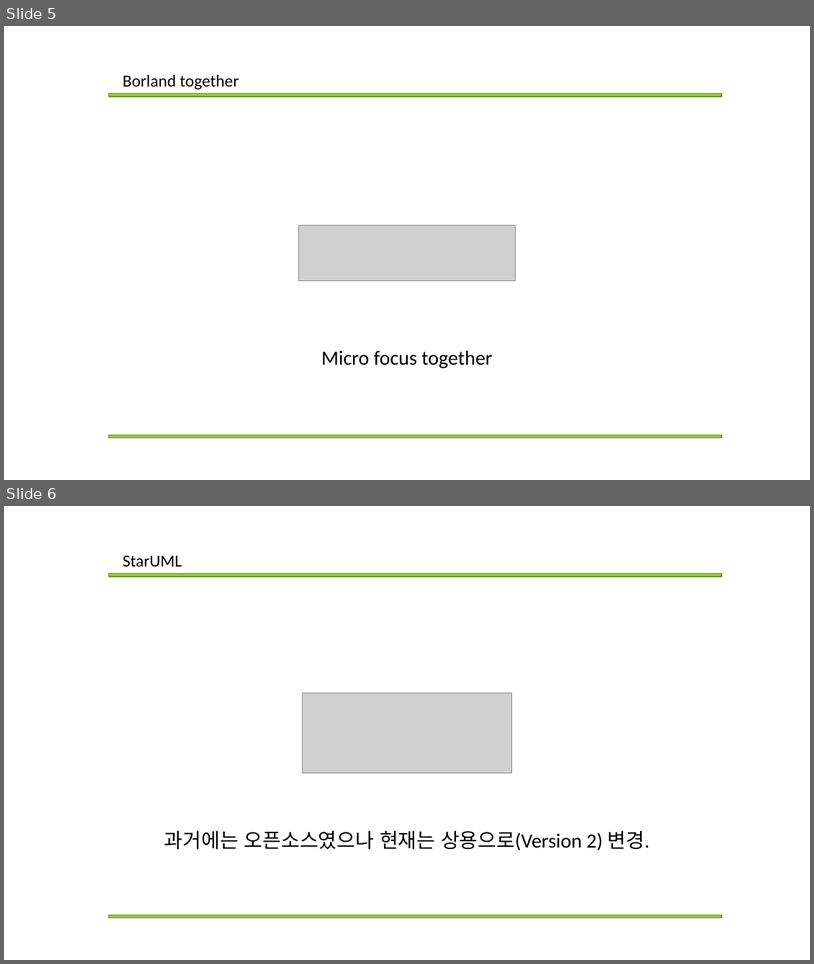
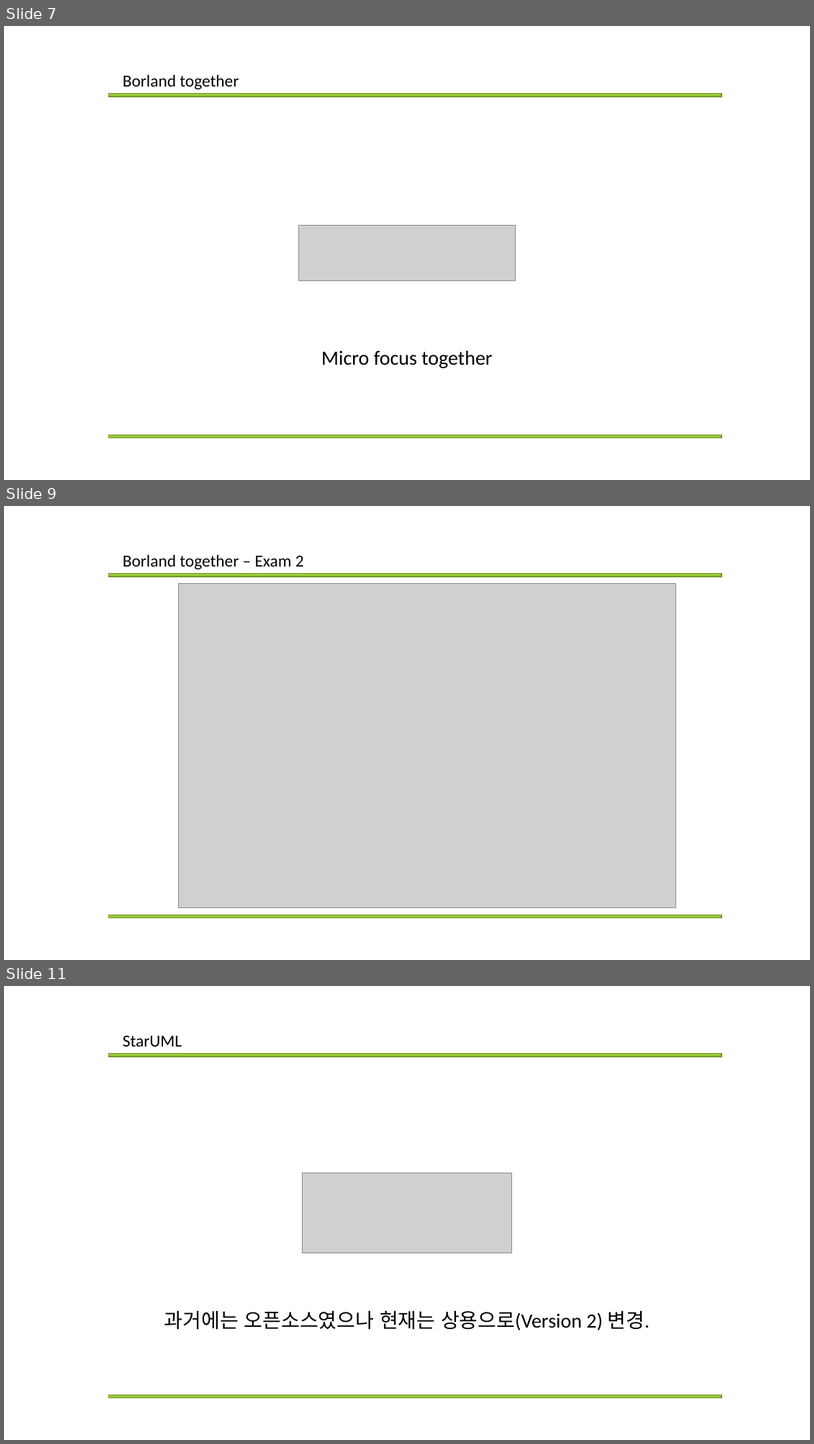
Before and after one commit to Mikusnuz/MyPractice, a slide deck: Study/11. Rational rose + StarUML + Borland together.pptx. Shown one above the other, each under a label of ours: slides 5 and 6 before the commit, slides 7, 9 and 11 after it; the slides between them are not shown. The pictures are 814x964 and 814x1444 pixels, drawn with LibreOffice and Linux fonts; fonts in the diff are those of the drawing; grey boxes stand for pictures. Boxes give left, top, right and bottom in pixels: in the first picture for what was removed or moved away, otherwise in the second. Text is boxed around its words. In the diff, an @@ line names an element or a change of style, - is before the commit and + after.

```diff
--- a/Study/11. Rational rose + StarUML + Borland together.pptx
+++ b/Study/11. Rational rose + StarUML + Borland together.pptx
@@ slide 9 added at (4, 506, 810, 960), background #FFFFFF @@
@@ text added at (123, 554, 304, 569), 20 pt, text #000000 @@
+Borland together – Exam 2
@@ rectangle added at (108, 574, 722, 577), fill #99CB38, outline #719629 1 pt @@
@@ picture added at (179, 584, 676, 908) @@
@@ rectangle added at (108, 914, 722, 917), fill #99CB38, outline #719629 1 pt @@
@@ what was slide 5 is now slide 7 @@
@@ what was slide 6 is now slide 11 @@
```
Also in this commit, not shown: 3 slides changed, 5 other slides added, 3 other files.
